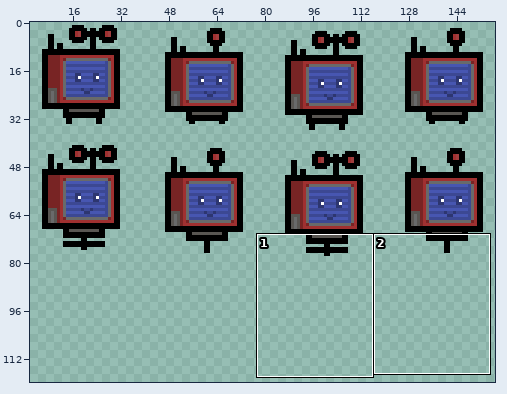
Sprite sheet: Assets/Sprites/Character/Character Sprite Sheet.png. Above, an overview of the earlier version with the close-up marked.
Close-up. The starting point:
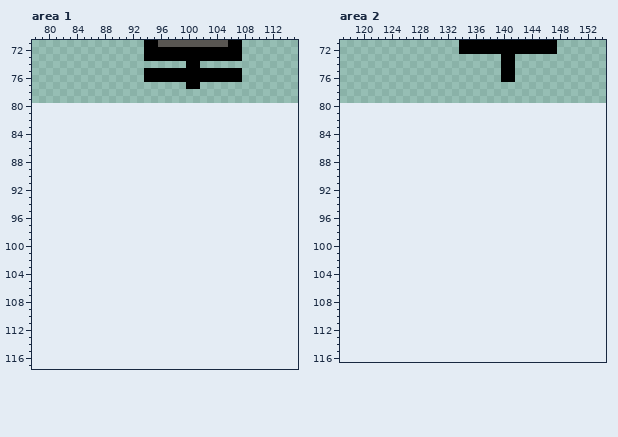
The file is 160x80 pixels. Colours within 5 levels of each other are drawn and written as one. Shown: area 1: x 78..115, y 71..117; area 2: x 117..154, y 71..116. The old version is drawn lined up with the new one, on the new canvas. The wide view leaves out empty margins. The commit also changed other parts of the picture, which this record leaves out.
And afterwards:
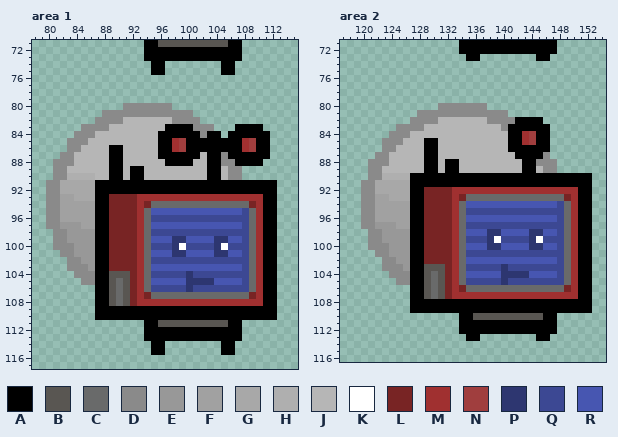
Palette (. is transparent): A #000000  B #595652  C #696a6a  D #8a8a8a  E #989898  F #a1a1a1  G #a8a8a8  H #afafaf  J #b6b6b6  K #ffffff  L #782424  M #a03030  N #a03e3e  P #2d3670  Q #3c4893  R #4756b1
From old to new:
canvas 160x80 -> 160x120
Changed rows in their new state; - is an unchanged pixel.
Area 1:
first column x 80:
 74 ---------------AA---..---AA------
 75 --------------.--........--.-----
 76 --------------..............-----
 77 --------------------..-----------
 80 -----------DDDDDDD---------------
 81 --------DDDDDDDDDDDDD------------
 82 -------DDDDJJJJJJJDDDD-----------
 83 -----DDDDJJJJJJJJAAAADDD---AAAA--
 84 ----DDDJJJJJJJJJAAAAAADAA-AAAAAA-
 85 ---DDDJJJJJJJJJJAAMNAAAAAAAAMNAA-
 86 ---DDJJJJAAJJJJJAAMNAAAAAAAAMNAA-
 87 --DDJJJJJAAJJJJJAAAAAAJAADAAAAAA-
 88 -DDDJJJJJAAJJJJJJAAAAJJAADDAAAA--
 89 -DDJJJJJJAAJAAJJJJJJJJJAAJDD-----
 90 -DDHHHHJJAAJAAJJJJJJJJJAAJDD-----
 91 DDGGGGGAAAAAAAAAAAAAAAAAAAAAAAAAA
 92 DDGGGGGAAAAAAAAAAAAAAAAAAAAAAAAAA
 93 DDFFGGGAALLLLMMMMMMMMMMMMMMMMMMAA
 94 DDFFFFFAALLLLMLCCCCCCCCCCCCCCLMAA
 95 DDFFFFFAALLLLMCRRRRRRRRRRRRRQCMAA
 96 DDFFFFFAALLLLMCQQQQQQQQQQQQQQCMAA
 97 DDEEEFFAALLLLMCRRRRRRRRRRRRRQCMAA
 98 -DDEEEEAALLLLMCQQQQQQQQQQQQQQCMAA
 99 -DDEEEEAALLLLMCRRRPPRRRRPPRRQCMAA
100 -DDDEEEAALLLLMCQQQPKQQQQPKQQQCMAA
101 --DDEEEAALLLLMCRRRPPRRRRPPRRQCMAA
102 ---DDEEAALLLLMCQQQQQQQQQQQQQQCMAA
103 ---DDDEAALLLLMCRRRRRRRRRRRRRQCMAA
104 ----DDDAABBBLMCQQQQQPQQQQQQQQCMAA
105 -----DDAABCBLMCRRRRRPPPPRRRRQCMAA
106 -------AABCBLMCQQQQQPQQQQQQQQCMAA
107 -------AABCBLMLCCCCCCCCCCCCCCLMAA
108 -------AABCBLMMMMMMMMMMMMMMMMMMAA
109 -------AAAAAAAAAAAAAAAAAAAAAAAAAA
110 -------AAAAAAAAAAAAAAAAAAAAAAAAAA
111 --------------AABBBBBBBBBBAA-----
112 --------------AAAAAAAAAAAAAA-----
113 --------------AAAAAAAAAAAAAA-----
114 ---------------AA--------AA------
115 ---------------AA--------AA------
Area 2:
first column x 135:
 73 AA---..---AA
 74 -----..-----
 75 -----..-----
 76 -----..-----
first column x 120:
 80 -----------DDDDDDD---------------
 81 --------DDDDDDDDDDDDD------------
 82 -------DDDDJJJJJJJDDDDAAAA-------
 83 -----DDDDJJJJJJJJJJJDAAAAAA------
 84 ----DDDJJJJJJJJJJJJJJAAMNAA------
 85 ---DDDJJJAAJJJJJJJJJJAAMNAA------
 86 ---DDJJJJAAJJJJJJJJJJAAAAAA------
 87 --DDJJJJJAAJJJJJJJJJJJAAAAD------
 88 -DDDJJJJJAAJAAJJJJJJJJJAADDD-----
 89 -DDJJJJJJAAJAAJJJJJJJJJAAJDD-----
 90 -DDHHHHAAAAAAAAAAAAAAAAAAAAAAAAAA
 91 DDGGGGGAAAAAAAAAAAAAAAAAAAAAAAAAA
 92 DDGGGGGAALLLLMMMMMMMMMMMMMMMMMMAA
 93 DDFFGGGAALLLLMLCCCCCCCCCCCCCCLMAA
 94 DDFFFFFAALLLLMCRRRRRRRRRRRRRQCMAA
 95 DDFFFFFAALLLLMCQQQQQQQQQQQQQQCMAA
 96 DDFFFFFAALLLLMCRRRRRRRRRRRRRQCMAA
 97 DDEEEFFAALLLLMCQQQQQQQQQQQQQQCMAA
 98 -DDEEEEAALLLLMCRRRPPRRRRPPRRQCMAA
 99 -DDEEEEAALLLLMCQQQPKQQQQPKQQQCMAA
100 -DDDEEEAALLLLMCRRRPPRRRRPPRRQCMAA
101 --DDEEEAALLLLMCQQQQQQQQQQQQQQCMAA
102 ---DDEEAALLLLMCRRRRRRRRRRRRRQCMAA
103 ---DDDEAABBBLMCQQQQQPQQQQQQQQCMAA
104 ----DDDAABCBLMCRRRRRPPPPRRRRQCMAA
105 -----DDAABCBLMCQQQQQPQQQQQQQQCMAA
106 -------AABCBLMLCCCCCCCCCCCCCCLMAA
107 -------AABCBLMMMMMMMMMMMMMMMMMMAA
108 -------AAAAAAAAAAAAAAAAAAAAAAAAAA
109 -------AAAAAAAAAAAAAAAAAAAAAAAAAA
110 --------------AABBBBBBBBBBAA-----
111 --------------AAAAAAAAAAAAAA-----
112 --------------AAAAAAAAAAAAAA-----
113 ---------------AA--------AA------
